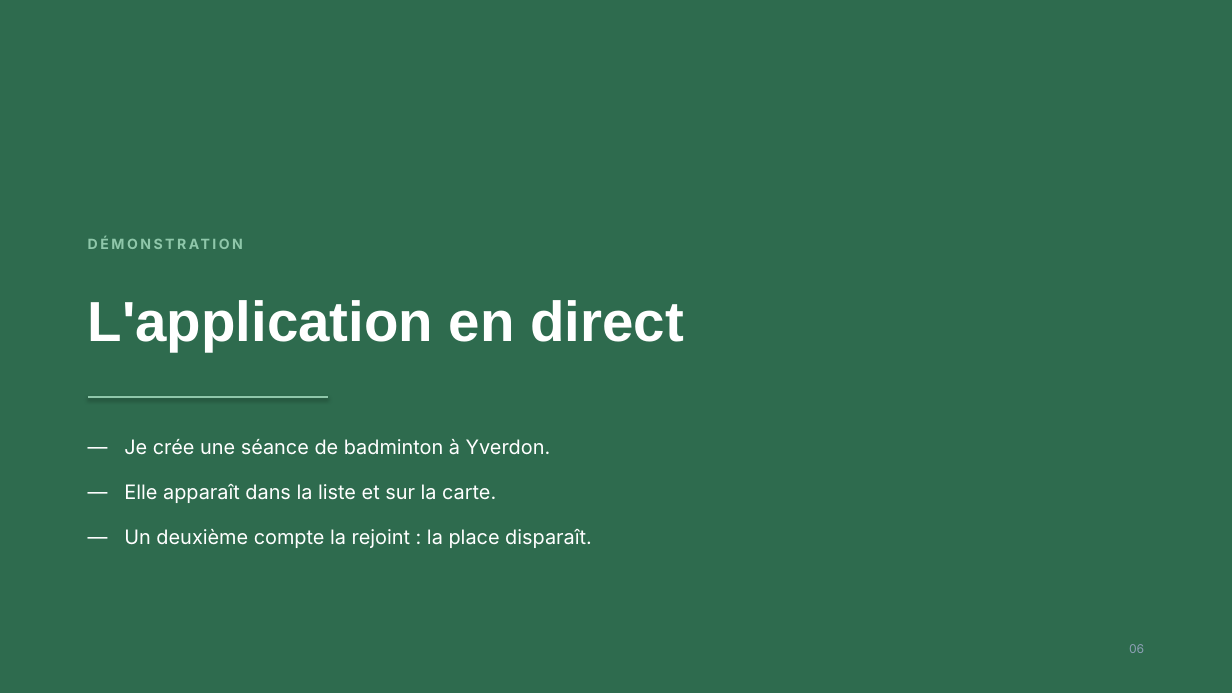
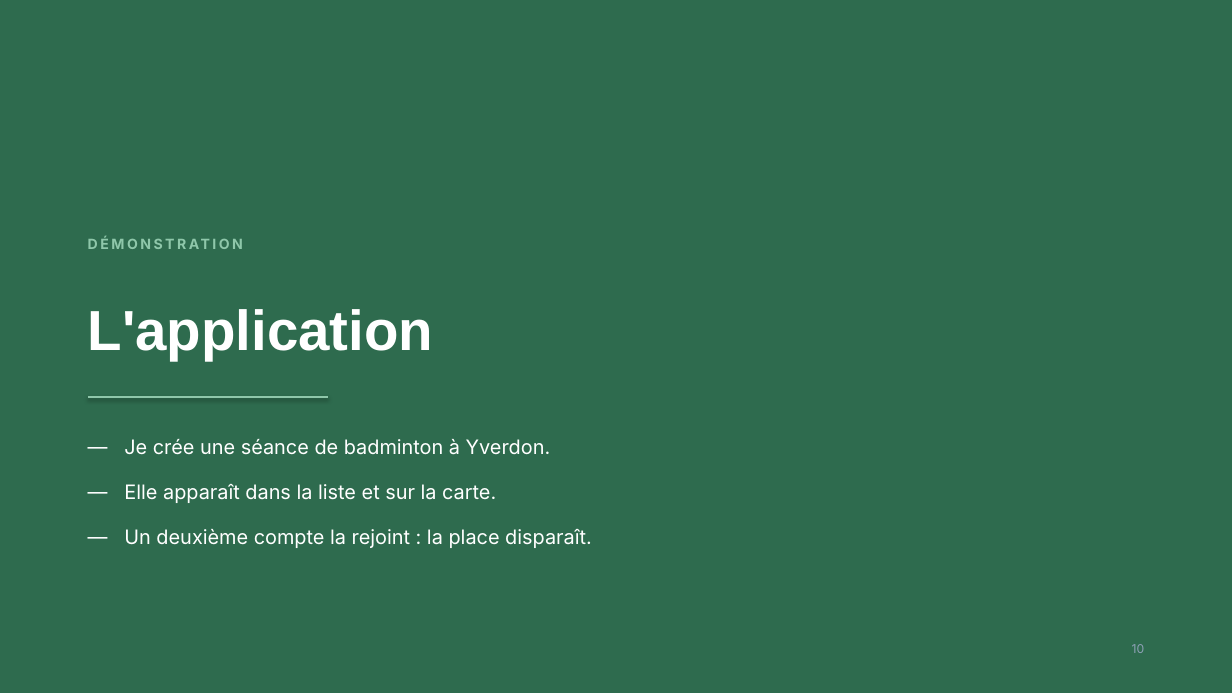
Before and after one commit to mircoprofico/FitMeet, a slide deck: slide 10 of docs/FitMeet-presentation.pptx (slide 6 before the commit). Drawn at 1232x693 pixels with LibreOffice and Linux fonts; fonts in the diff are those of the drawing. Boxes give left, top, right and bottom in pixels: in the first picture for what was removed or moved away, otherwise in the second. Text is boxed around its words. In the diff, an @@ line names an element or a change of style, - is before the commit and + after.

```diff
--- a/docs/FitMeet-presentation.pptx
+++ b/docs/FitMeet-presentation.pptx
@@ text at box(88, 309, 434, 360): text changed @@
-L'application en direct
+L'application
@@ text at box(1132, 644, 1145, 653): text changed @@
-06
+10
```
Also in this commit, not shown: 6 other slides changed, 3 slides added, 4 slides removed, 1 other file.
